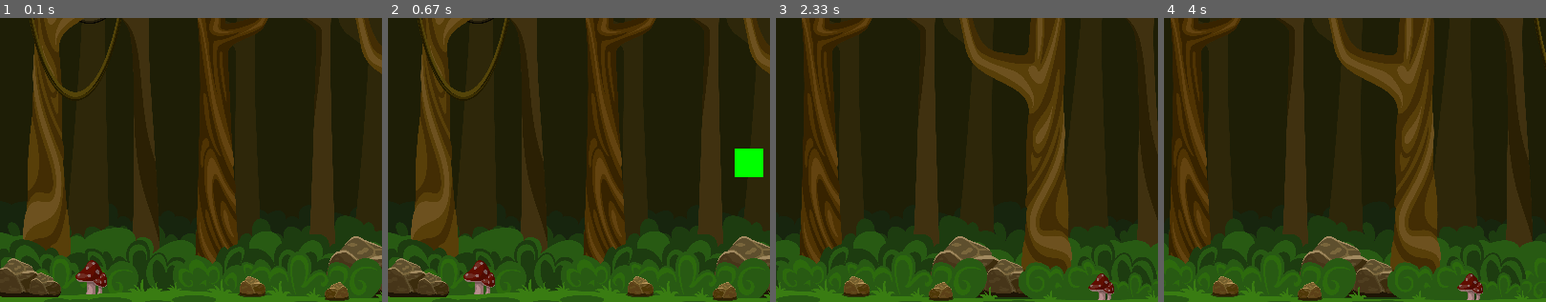
Above: before the commit, frames 1-4 (left to right).
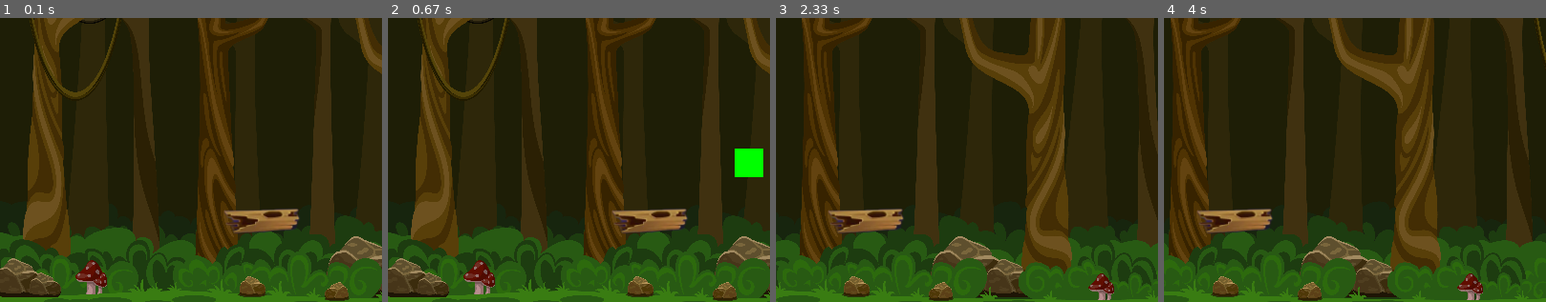
Above: after the commit, the same moments.

Repository: T6nisValk/first_pygame_project
Game: pygame game, started from app/main.py
Same seed, same stepped clock (60 frames per second), same inputs: the game is played once before the commit and once after it.
Inputs:
- Up to frame 1 (0.1 s): no input
- Up to frame 2 (0.67 s): tap Space at 0.33 s
- Up to frame 3 (2.33 s): hold D 0.67-1.13 s; hold D 1.17-1.63 s; hold A 1.67-2.2 s; hold A from 2.23 s (still down)
- Up to frame 4 (4 s): release A at 2.63 s; hold D 2.67-3.3 s; hold A 3.33-3.8 s; hold D from 3.83 s (still down)
The pictures show only the part of the screen within x 1-51%, y 33-83%; the shares and areas given below are measured in that part.

The runs differ from the first frame. In frame 1, 1.2% of the frame differs, in the area x 58-79%, y 67-76%; in frame 2, 1.2%; in frame 3, 1.2%; in frame 4, 1.2%.

Commit message:
platform collision

Diff:
--- a/app/main.py
+++ b/app/main.py
@@ -21,7 +21,7 @@
         self.bg = pygame.transform.scale(self.bg, (800, 600))
         self.tiles = 3  # Number of tiles to draw
         self.scroll = 0
-
+        self.platform_x = 0
         # Platforms
         self.platform = pygame.image.load("assets/images/platform.jpg")
         self.platform_width = self.platform.get_width()
@@ -85,9 +85,28 @@
 
         # Horizontal movement (A = left, D = right)
         if keys[pygame.K_a]:
+            self.platform_x += self.move_speed
             self.scroll += self.move_speed
         if keys[pygame.K_d]:
+            self.platform_x -= self.move_speed
             self.scroll -= self.move_speed
+
+        # Platform collision check for movement
+        platform_rect = pygame.Rect(
+            240 + self.platform_x, 400, self.platform_width, self.platform_height
+        )
+
+        # Check if player is within platform bounds when moving
+        if platform_rect.left <= self.square.centerx <= platform_rect.right:
+            # If player is on platform and within bounds, adjust ground height
+            if self.square.bottom >= platform_rect.top:
+                self.ground_height = (
+                    self.WINDOW_DIM[1] - platform_rect.top
+                )  # Set ground height to platform
+        else:
+            # Reset ground height if not on the platform
+            self.ground_height = 52
+
         # Jumping logic (SPACE= jump)
         if keys[pygame.K_SPACE] and not self.is_jumping:
             self.is_jumping = True
@@ -99,13 +118,31 @@
             self.velocity_y += self.gravity  # Gravity pulling down
             self.square.y += self.velocity_y  # Apply vertical velocity
 
-            # Ground collision
-            if self.square.y >= self.WINDOW_DIM[1] - self.ground_height - self.square_size:
-                self.square.y = (
-                    self.WINDOW_DIM[1] - self.ground_height - self.square_size
-                )  # Stay on the ground
-                self.is_jumping = False  # Stop jumping
-                self.velocity_y = 0  # Reset vertical velocity
+            # Check for platform collision
+            platform_rect = pygame.Rect(
+                240 + self.platform_x, 400, self.platform_width, self.platform_height
+            )
+
+            # If player is above the platform and moving down
+            if (
+                platform_rect.colliderect(self.square)
+                and self.square.bottom <= platform_rect.top + self.velocity_y
+                and platform_rect.left <= self.square.centerx <= platform_rect.right
+            ):
+                self.square.y = platform_rect.top - self.square_size  # Land on platform
+                self.is_jumping = False
+                self.velocity_y = 0
+                self.ground_height = self.WINDOW_DIM[1] - platform_rect.top  # Set new ground height
+            else:
+                # If not on the platform, reset to ground height
+                if self.square.y >= self.WINDOW_DIM[1] - self.ground_height - self.square_size:
+                    self.square.y = (
+                        self.WINDOW_DIM[1] - self.ground_height - self.square_size
+                    )  # Stay on the ground
+                    self.is_jumping = False  # Stop jumping
+                    self.velocity_y = 0  # Reset vertical velocity
+                else:
+                    self.ground_height = 52  # Reset ground height when off the platform
 
     def draw_window(self):
         # Clear the screen and draw everything again
@@ -114,6 +151,7 @@
             self.WINDOW.blit(self.bg, (i * self.bg.get_width() + self.scroll, 0))
 
             # add platform spawn
+        self.WINDOW.blit(self.platform, (240 + self.platform_x, 400))
 
         # Draw the square (player)
         pygame.draw.rect(self.WINDOW, self.GREEN, self.square)
